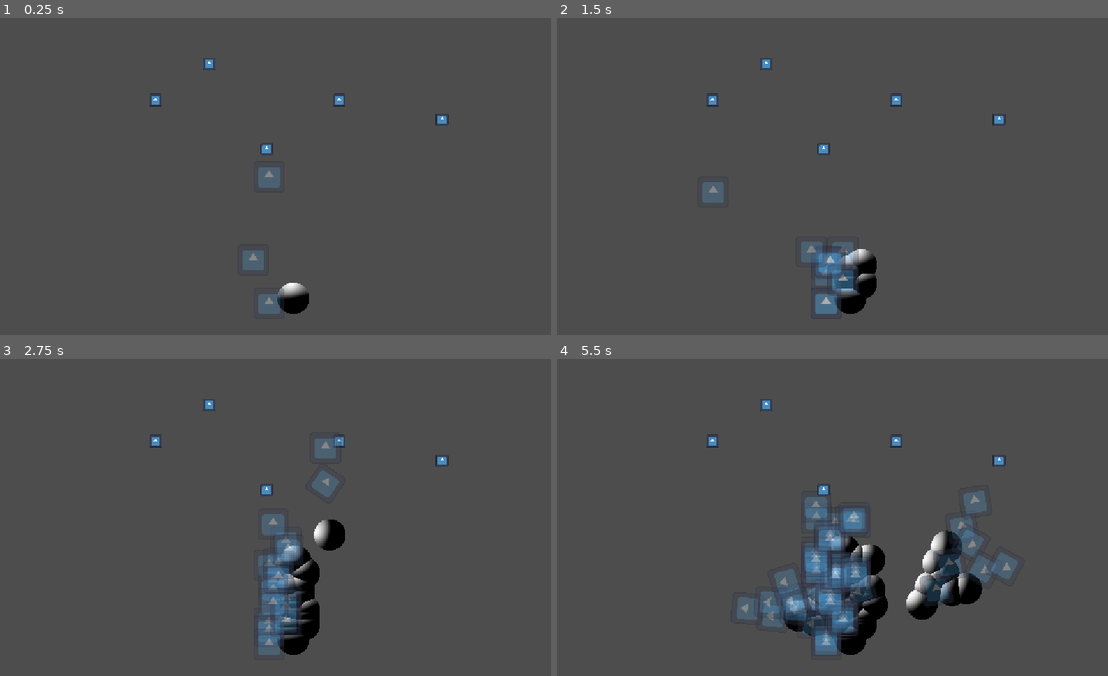
Above: before the commit, frames 1-4 (two rows, left to right).
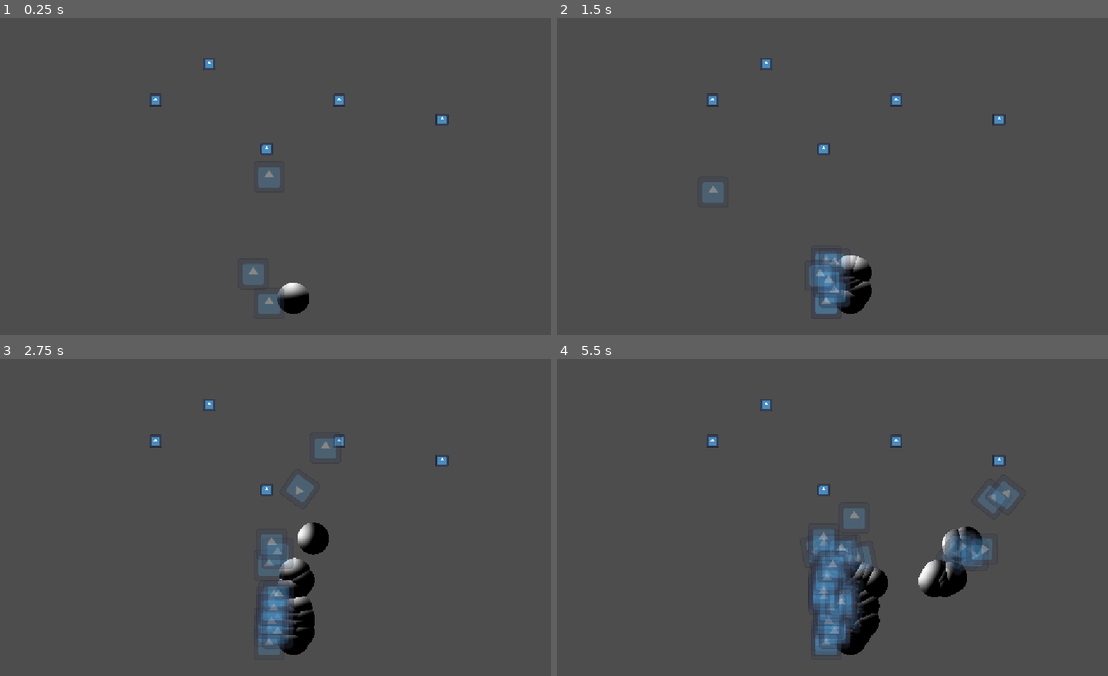
Above: after the commit, the same moments.

Repository: Raattis/ggj25
Game: Godot game, scene res://riku/maailma.tscn
Same seed, same stepped clock (60 frames per second), same inputs: the game is played once before the commit and once after it. The engine's default icon, where the game draws it, is replaced by a stand-in: a white triangle on a blue panel in a dark square.
Inputs (mouse positions are in pixels of both pictures, inside the frame that each line leads up to):
- Up to frame 1 (0.25 s): no input
- Up to frame 2 (1.5 s): move the mouse to (948, 160) at 0.52 s; hold Space (launch) 0.53-1.28 s; click (948, 160) at 0.67 s; move the mouse to (711, 192) at 1.27 s; click (711, 192) at 1.35 s
- Up to frame 3 (2.75 s): move the mouse to (325, 447) at 2.02 s; hold Space (launch) from 2.03 s (still down); click (325, 447) at 2.17 s
- Up to frame 4 (5.5 s): move the mouse to (799, 580) at 2.77 s; release Space (launch) at 2.78 s; click (799, 580) at 2.85 s; move the mouse to (997, 565) at 3.52 s; hold Space (launch) 3.53-4.28 s; click (997, 565) at 3.67 s; move the mouse to (656, 469) at 4.27 s; click (656, 469) at 4.35 s; move the mouse to (854, 517) at 5.02 s; hold Space (launch) from 5.03 s (still down); click (854, 517) at 5.17 s

The runs differ from the first frame. In frame 1, 0.3% of the frame differs, in the area x 44-48%, y 73-85%; in frame 2, 1.6%; in frame 3, 3.6%; in frame 4, 8.8%, in the area x 32-84%, y 38-92%.

Commit message:
eu se haittaa

Diff:
--- a/godot-project/riku/kupla_coll.tscn
+++ b/godot-project/riku/kupla_coll.tscn
@@ -3,7 +3,7 @@
 [ext_resource type="Script" uid="uid://4vbnx0be0kui" path="res://riku/kupla_coll.gd" id="1_l6sj8"]
 
 [sub_resource type="CircleShape2D" id="CircleShape2D_whnvm"]
-radius = 30.0
+radius = 15.0
 
 [node name="kupla_coll" type="CollisionShape2D"]
 shape = SubResource("CircleShape2D_whnvm")
Not shown: 1 places in godot-project/riku/maailma.tscn that only renumber resources
